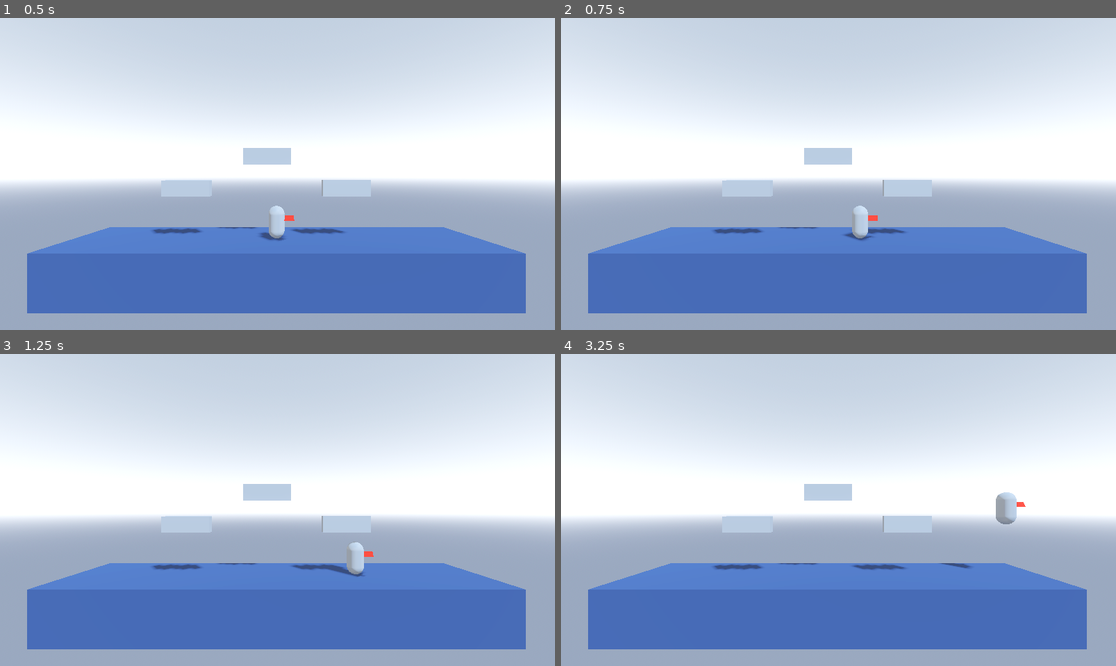
Above: before the commit, frames 1-4 (two rows, left to right).
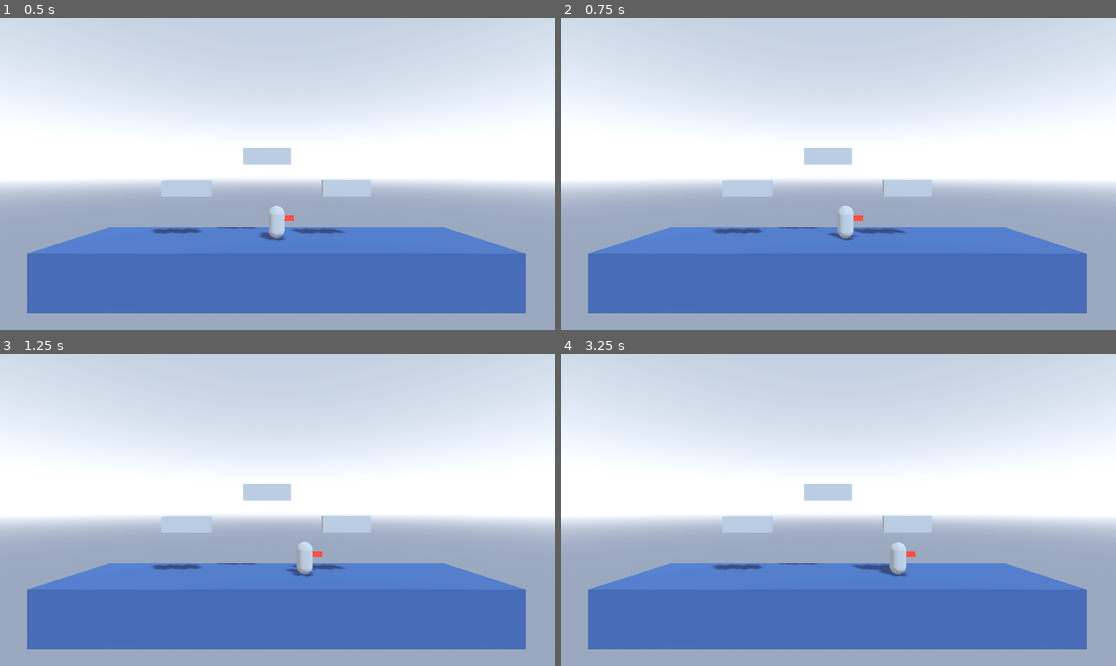
Above: after the commit, the same moments.

Repository: CheesyNinjaBear/Super_Smash_Tux
Game: Godot game, scene res://Main.tscn
The game is run twice, just before and just after one commit, with the same random seed, the same clock (stepped at 60 frames per second) and the same inputs.
Inputs:
- Up to frame 1 (0.5 s): no input
- Up to frame 2 (0.75 s): hold Right (right) from 0.53 s (still down)
- Up to frame 3 (1.25 s): keep holding Right (right)
- Up to frame 4 (3.25 s): release Right (right) at 1.28 s; hold Down (ui_down) 1.28-2.03 s; tap Enter at 2 s; hold Right (right) 2.03-2.78 s; hold Up (ui_up) from 2.78 s (still down)

Frame 1 is identical in both runs. In frame 2, 0.6% of the frame differs, in the area x 48-58%, y 60-72%; in frame 3, 0.6%; in frame 4, 0.7%, in the area x 56-84%, y 44-72%.

Commit message:
Adding a state machine to the character.

Diff:
--- a/super_smash_tux/Main.tscn
+++ b/super_smash_tux/Main.tscn
@@ -1,7 +1,6 @@
-[gd_scene load_steps=7 format=3 uid="uid://c6qmlepsqwh78"]
+[gd_scene load_steps=6 format=3 uid="uid://c6qmlepsqwh78"]
 
 [ext_resource type="PackedScene" uid="uid://dmcov0ickd8v1" path="res://Player.tscn" id="1_glv2v"]
-[ext_resource type="Script" uid="uid://mn8oljs5o4gl" path="res://player.gd" id="2_uu6xs"]
 
 [sub_resource type="ProceduralSkyMaterial" id="ProceduralSkyMaterial_uu6xs"]
 sky_top_color = Color(0.61190945, 0.67754704, 0.7653149, 1)
@@ -34,7 +33,6 @@
 
 [node name="Player" parent="." instance=ExtResource("1_glv2v")]
 transform = Transform3D(1, 0, 0, 0, 1, 0, 0, 0, 1, 0, 3.386241, 0)
-script = ExtResource("2_uu6xs")
 
 [node name="terain" type="Node3D" parent="."]
 
--- a/super_smash_tux/Player.tscn
+++ b/super_smash_tux/Player.tscn
@@ -1,4 +1,8 @@
-[gd_scene load_steps=5 format=3 uid="uid://dmcov0ickd8v1"]
+[gd_scene load_steps=8 format=3 uid="uid://dmcov0ickd8v1"]
+
+[ext_resource type="Script" uid="uid://dx56eeskbypgw" path="res://scripts/state_machine.gd" id="1_kpjcp"]
+[ext_resource type="Script" uid="uid://btu6jg6ouemto" path="res://ground_state.gd" id="2_kne1u"]
+[ext_resource type="Script" uid="uid://xkfeiniyu4mt" path="res://air_state.gd" id="3_kne1u"]
 
 [sub_resource type="CapsuleShape3D" id="CapsuleShape3D_0rwas"]
 
@@ -21,3 +25,16 @@
 transform = Transform3D(-1.3113417e-08, 0, 1, 0, 0.3, 0, -0.3, 0, -4.371139e-08, 0.58841, 0.24365187, 0)
 mesh = SubResource("PrismMesh_0rwas")
 surface_material_override/0 = SubResource("StandardMaterial3D_xhfnw")
+
+[node name="StateMachine" type="Node" parent="." node_paths=PackedStringArray("current_state")]
+script = ExtResource("1_kpjcp")
+current_state = NodePath("GroundState")
+metadata/_custom_type_script = "uid://dx56eeskbypgw"
+
+[node name="GroundState" type="Node" parent="StateMachine"]
+script = ExtResource("2_kne1u")
+metadata/_custom_type_script = "uid://dpwsp05okjkj5"
+
+[node name="AirState" type="Node" parent="StateMachine"]
+script = ExtResource("3_kne1u")
+metadata/_custom_type_script = "uid://dpwsp05okjkj5"
--- /dev/null
+++ b/super_smash_tux/air_state.gd
@@ -0,0 +1,19 @@
+extends State
+
+@onready var ground_state: State = $"../GroundState"
+const AIR_SPEED = 120.0
+
+func _physics_process_state(delta: float) -> void:
+	if character.is_on_floor():
+		next_state = ground_state
+
+	character.velocity += character.get_gravity() * delta
+
+	var dir := Input.get_axis("left", "right")
+
+	if dir:
+		character.velocity.x = dir * AIR_SPEED * delta
+	else:
+		character.velocity.x = move_toward(character.velocity.x, 0, AIR_SPEED)
+
+	character.move_and_slide()
--- /dev/null
+++ b/super_smash_tux/ground_state.gd
@@ -0,0 +1,22 @@
+extends State
+
+@onready var air_state: State = $"../AirState"
+const WALK_SPEED = 150.0
+const JUMP_VELOCITY = 9.0
+
+func _physics_process_state(delta: float) -> void:
+	if !character.is_on_floor():
+		next_state = air_state
+
+	var dir := Input.get_axis("left", "right")
+
+	if dir:
+		character.velocity.x = dir * WALK_SPEED * delta
+	else:
+		character.velocity.x = move_toward(character.velocity.x, 0, WALK_SPEED)
+
+	if Input.is_action_just_pressed("up"):
+		character.velocity.y = JUMP_VELOCITY
+		next_state = air_state
+
+	character.move_and_slide()
--- a/super_smash_tux/project.godot
+++ b/super_smash_tux/project.godot
@@ -15,15 +15,27 @@
 config/features=PackedStringArray("4.5", "Forward Plus")
 config/icon="res://icon.svg"
 
+[dotnet]
+
+project/assembly_name="Super_Smash_Tux"
+
 [input]
 
 right={
 "deadzone": 0.2,
 "events": [Object(InputEventKey,"resource_local_to_scene":false,"resource_name":"","device":-1,"window_id":0,"alt_press …(195 unchanged characters)…
+, Object(InputEventKey,"resource_local_to_scene":false,"resource_name":"","device":-1,"window_id":0,"alt_pressed":false,"shift_pressed":false,"ctrl_pressed":false,"meta_pressed":false,"pressed":false,"keycode":0,"physical_keycode":68,"key_label":0,"unicode":100,"location":0,"echo":false,"script":null)
 ]
 }
 left={
 "deadzone": 0.2,
 "events": [Object(InputEventKey,"resource_local_to_scene":false,"resource_name":"","device":-1,"window_id":0,"alt_press …(195 unchanged characters)…
+, Object(InputEventKey,"resource_local_to_scene":false,"resource_name":"","device":-1,"window_id":0,"alt_pressed":false,"shift_pressed":false,"ctrl_pressed":false,"meta_pressed":false,"pressed":false,"keycode":0,"physical_keycode":65,"key_label":0,"unicode":97,"location":0,"echo":false,"script":null)
 ]
 }
+up={
+"deadzone": 0.2,
+"events": [Object(InputEventKey,"resource_local_to_scene":false,"resource_name":"","device":-1,"window_id":0,"alt_pressed":false,"shift_pressed":false,"ctrl_pressed":false,"meta_pressed":false,"pressed":false,"keycode":0,"physical_keycode":4194320,"key_label":0,"unicode":0,"location":0,"echo":false,"script":null)
+, Object(InputEventKey,"resource_local_to_scene":false,"resource_name":"","device":-1,"window_id":0,"alt_pressed":false,"shift_pressed":false,"ctrl_pressed":false,"meta_pressed":false,"pressed":false,"keycode":0,"physical_keycode":87,"key_label":0,"unicode":119,"location":0,"echo":false,"script":null)
+]
+}
--- /dev/null
+++ b/super_smash_tux/scripts/state.gd
@@ -0,0 +1,23 @@
+extends Node
+class_name State
+
+var character: CharacterBody3D
+
+## If this value is different than null the state machine will change to
+## this state on the next physics frame.
+var next_state: State = null
+
+
+## Called once the state becomes the current state in the state machine.
+func _enter_state() -> void:
+	pass
+
+
+## Called once the state is no longer the current state in the state machine.
+func _exit_state() -> void:
+	pass
+
+
+## Called once during every physics tick.
+func _physics_process_state(delta: float) -> void:
+	pass
--- /dev/null
+++ b/super_smash_tux/scripts/state_machine.gd
@@ -0,0 +1,29 @@
+extends Node
+class_name StateMachine
+
+@export var current_state: State
+@onready var character: CharacterBody3D
+
+func _ready() -> void:
+	character = get_parent()
+	for child in get_children():
+		if child is State:
+			child.character = character
+		else:
+			push_warning(child.name, " is not a State")
+
+	if current_state == null:
+		push_error(character.name, " State Machine: Current state has not been set.")
+
+	current_state._enter_state()
+
+
+func _physics_process(delta: float) -> void:
+	if current_state.next_state != null:
+		current_state._exit_state()
+		var next_state = current_state.next_state
+		current_state.next_state = null
+		current_state = next_state
+		current_state._enter_state()
+
+	current_state._physics_process_state(delta)
Not shown, added: super_smash_tux/air_state.gd.uid
Not shown, added: super_smash_tux/ground_state.gd.uid
Not shown, added: super_smash_tux/scripts/state.gd.uid
Not shown, added: super_smash_tux/scripts/state_machine.gd.uid
